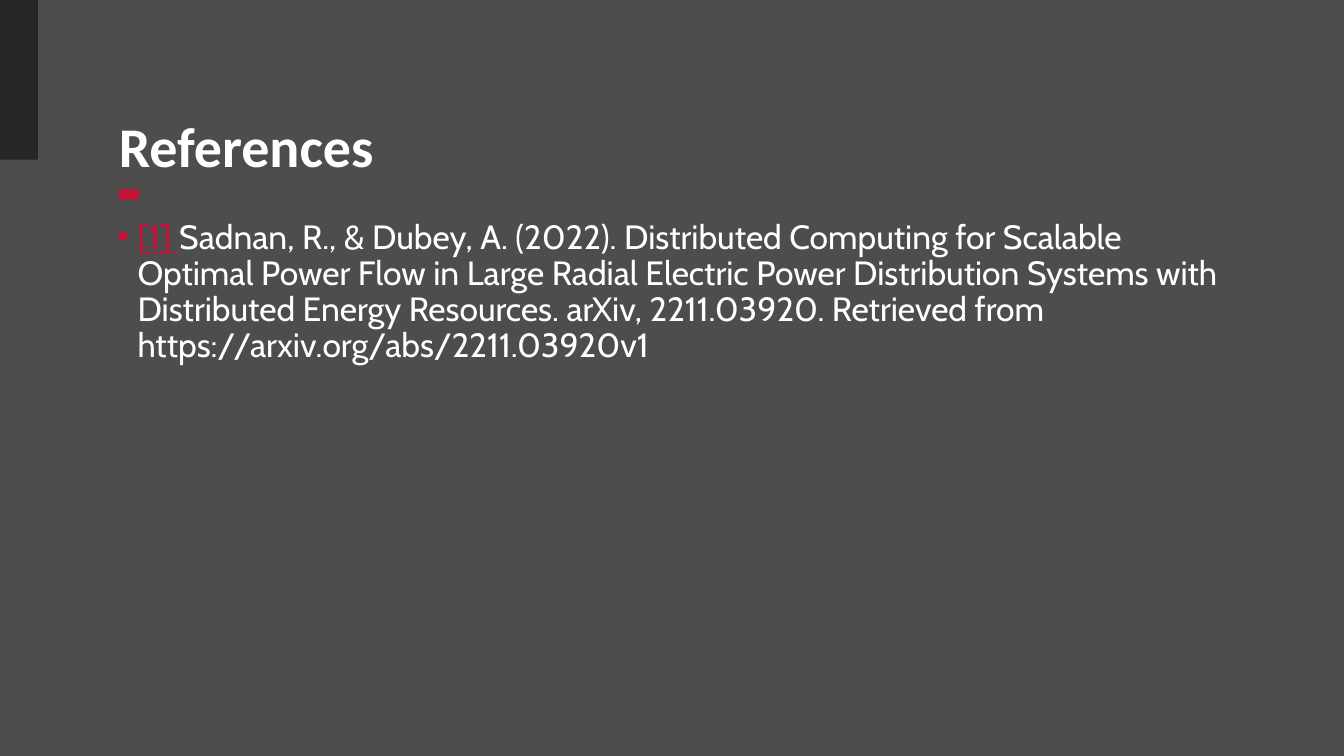
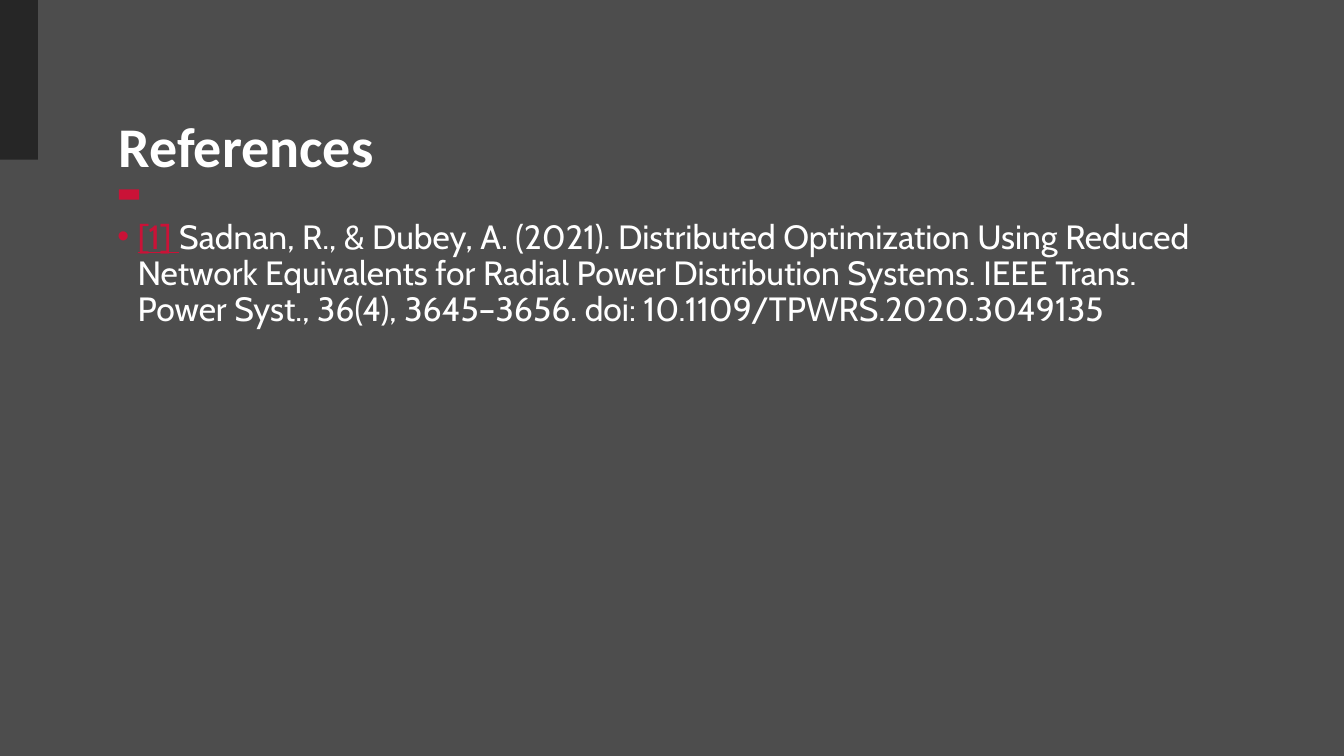
Before and after one commit to Realife-Brahmin/OriginalDocsHub-WSU-OneDrive, a slide deck: slide 22 of Connected Communities Grid Side Optimization.pptx. Drawn at 1344x756 pixels with LibreOffice and Linux fonts; fonts in the diff are those of the drawing; background and template pictures are left out. Boxes give left, top, right and bottom in pixels: in the first picture for what was removed or moved away, otherwise in the second. Text is boxed around its words. In the diff, an @@ line names an element or a change of style, - is before the commit and + after.

```diff
--- a/Connected Communities Grid Side Optimization.pptx
+++ b/Connected Communities Grid Side Optimization.pptx
@@ text at <box>138,224,1189,329</box>: text changed @@
-• [1] Sadnan, R., & Dubey, A. (2022). Distributed Computing for Scalable Optimal Power Flow in Large Radial Electric Power Distribution Systems with Distributed Energy Resources. arXiv, 2211.03920. Retrieved from https://arxiv.org/abs/2211.03920v1
+• [1] Sadnan, R., & Dubey, A. (2021). Distributed Optimization Using Reduced Network Equivalents for Radial Power Distribution Systems. IEEE Trans. Power Syst., 36(4), 3645–3656. doi: 10.1109/TPWRS.2020.3049135
```
Also in this commit, not shown: 2 other slides changed.
